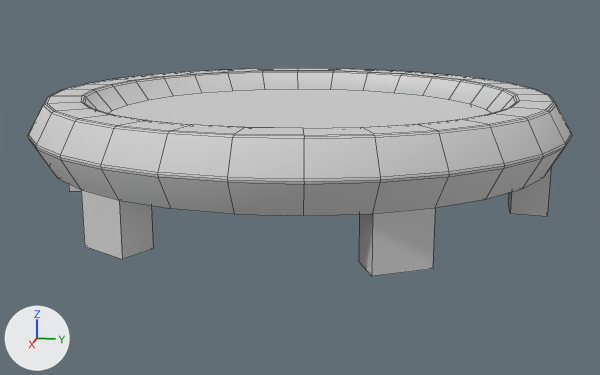
Renders of the FBX model Assets/Egg Base/Models/Bounce pad.fbx from each side of a commit.
Before and after are seen from a 50 mm lens placed at (3.58, 0.72, 0.59), pointed at (0.03, 0.01, -0.29). The axes (+X, +Y, +Z) are drawn at lower left. The lights are the same throughout. Mesh edges are drawn as thin lines. Vertices at the same position are counted once.
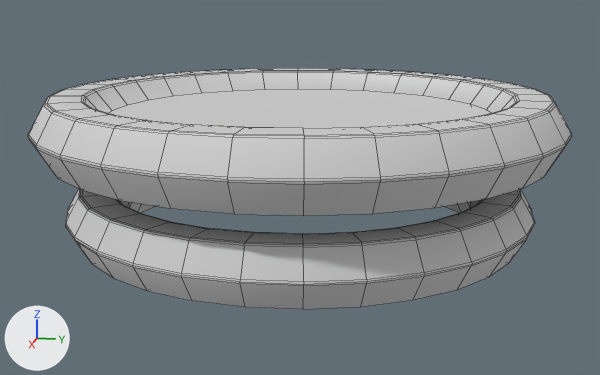
The newer file is also rescaled (x0.1) as a whole; pictures and numbers use the older file's frame.

The change in detail:
me_mesh is used by ob_torus; location (0.0, 0.0, 0.0).
me_mesh had 474 vertices, 385 faces and spanned x -1.15..1.15, y -1.14..1.14, z -0.34..0.13.
me_mesh now has 810 vertices, 721 faces and spans x -1.15..1.15, y -1.14..1.14, z -0.5..0.13.
me_mesh part 1: a new loose piece of 360 vertices spanning x -1.03..1.03, y -1.02..1.02, z -0.5..-0.26, in mat_bounce_pad (light grey #d1d1d1).
Part 2, on me_mesh:
24 vertices are removed from x -0.98..0.98, y -1.07..1.07, z -0.34.
30 faces are deleted.
6 new faces join them, mat_bounce_pad (light grey #d1d1d1).

Pixel boxes (x1, y1, x2, y2) of what changed, in the pictures (600 x 375 px):
'Torus', reshaped (16% taller): before (28, 68, 572, 276); after (28, 68, 572, 309)
part 1 of me_mesh, added: after (65, 189, 535, 309)
part 2 of me_mesh, cut back: before (69, 168, 551, 276)
